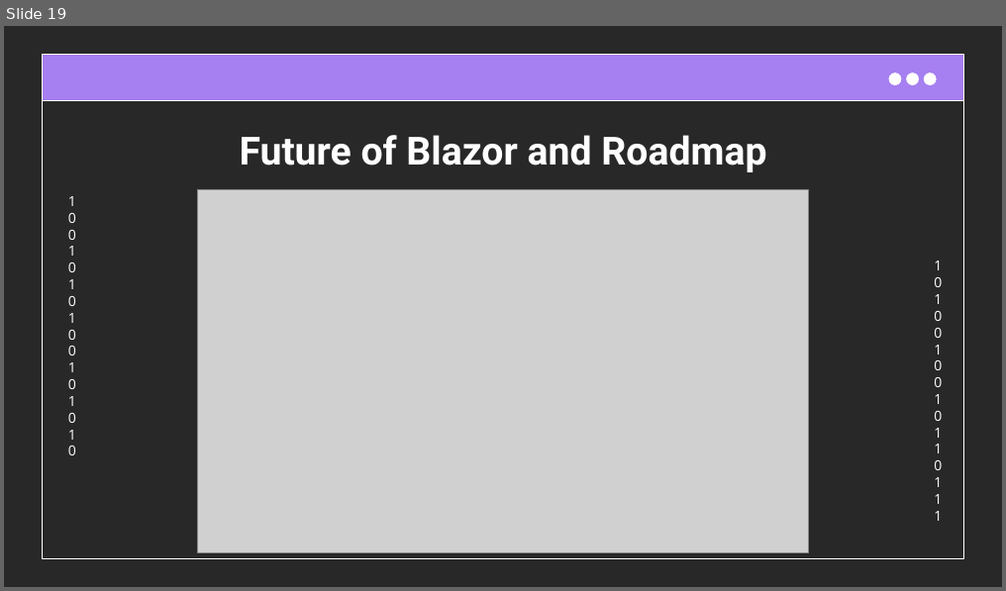
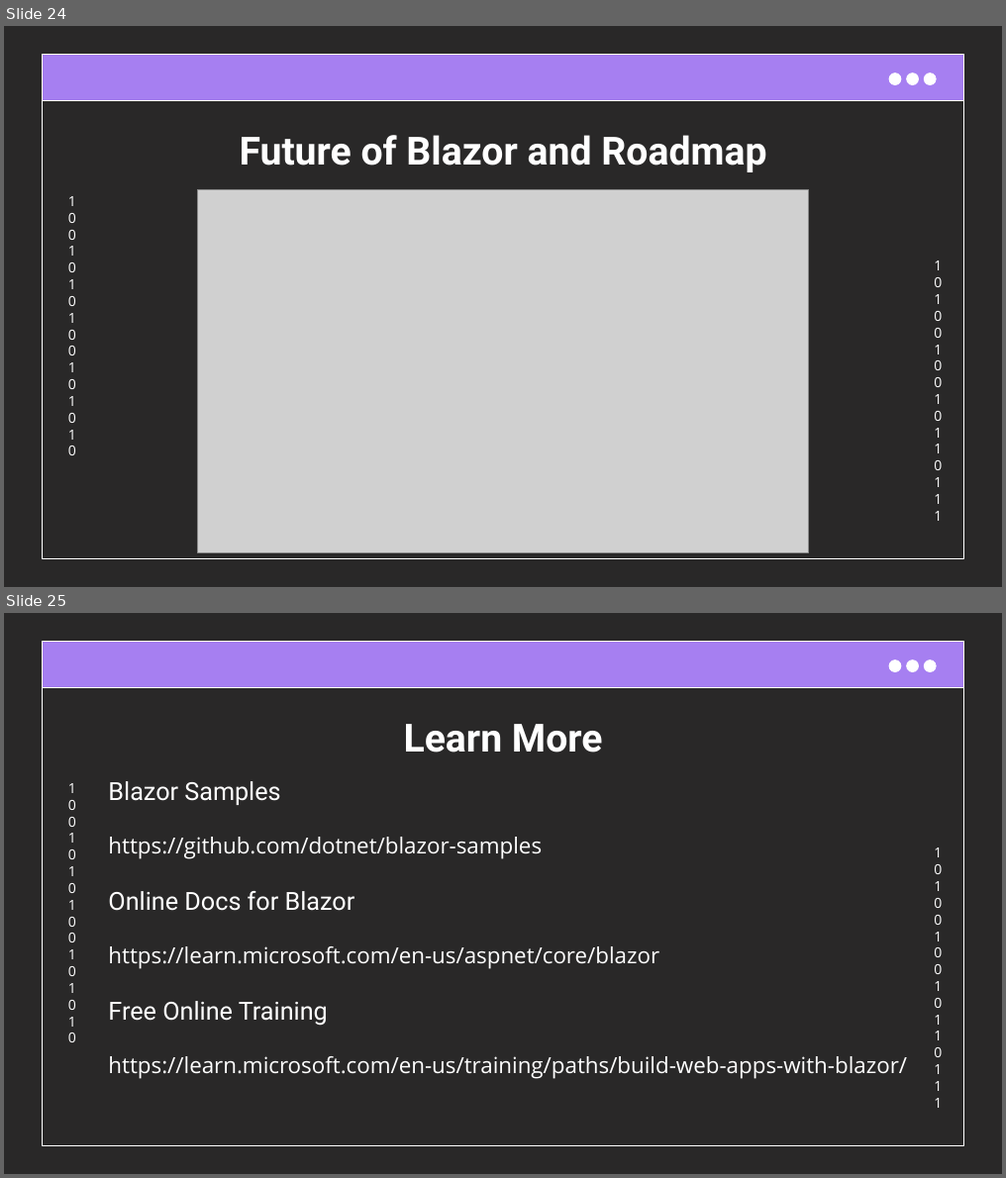
Before and after one commit to cwoodruff/blazor-introduction, a slide deck: Blazor Introduction.pptx. Shown one above the other, each under a label of ours: slide 19 before the commit, slides 24 and 25 after it. The pictures are 1006x591 and 1006x1178 pixels, drawn with LibreOffice and Linux fonts; fonts in the diff are those of the drawing; grey boxes stand for pictures. Boxes give left, top, right and bottom in pixels: in the first picture for what was removed or moved away, otherwise in the second. Text is boxed around its words. In the diff, an @@ line names an element or a change of style, - is before the commit and + after.

```diff
--- a/Blazor Introduction.pptx
+++ b/Blazor Introduction.pptx
@@ slide 25 added at [4, 613, 1002, 1174], background #292828; not listed: 7 template elements that a slide beside it also shows @@
@@ title added at [404, 724, 603, 753], 28 pt, text #FFFFFF, bold @@
+Learn More
@@ text added at [108, 781, 907, 1079], 16 pt, text #FFFFFF @@
+Blazor Samples
+https://github.com/dotnet/blazor-samples
+Online Docs for Blazor
+https://learn.microsoft.com/en-us/aspnet/core/blazor
+Free Online Training
+https://learn.microsoft.com/en-us/training/paths/build-web-apps-with-blazor/
@@ what was slide 19 is now slide 24 @@
```
Also in this commit, not shown: 4 slides changed, 6 other slides added, 1 slide removed.
